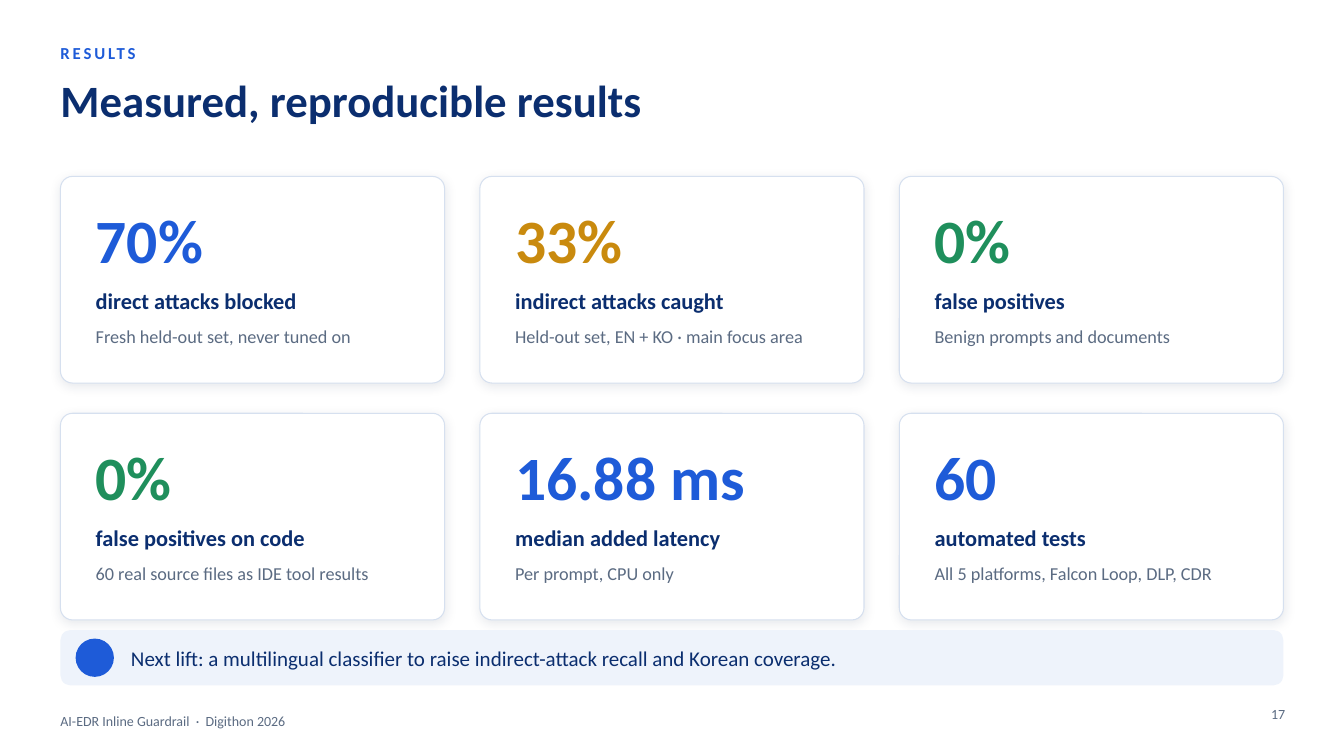
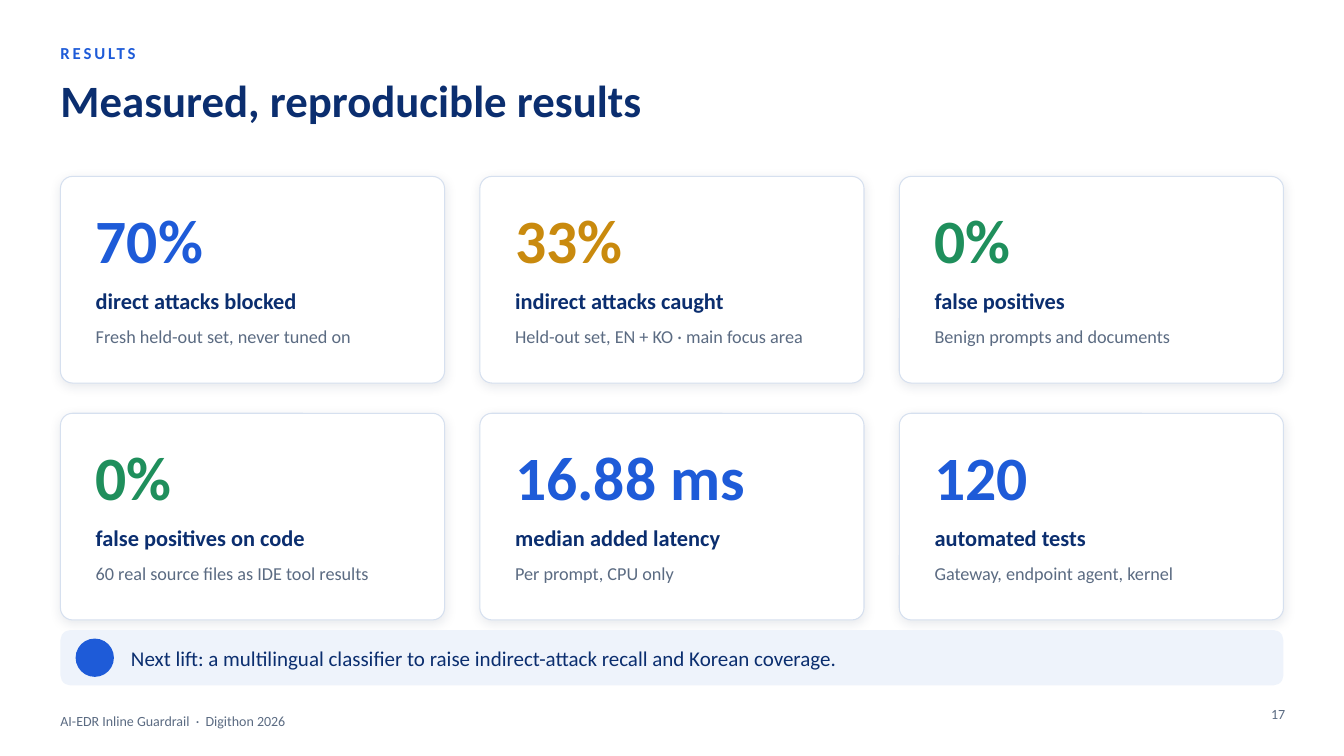
Before and after one commit to Raj-588/sdsi-demo, a slide deck: slide 17 of presentation/AI-EDR_Guardrail_Executive_28Oct.pptx. Drawn at 1344x756 pixels with LibreOffice and Linux fonts; fonts in the diff are those of the drawing; background and template pictures are left out. Boxes give left, top, right and bottom in pixels: in the first picture for what was removed or moved away, otherwise in the second. Text is boxed around its words. In the diff, an @@ line names an element or a change of style, - is before the commit and + after.

```diff
--- a/presentation/AI-EDR_Guardrail_Executive_28Oct.pptx
+++ b/presentation/AI-EDR_Guardrail_Executive_28Oct.pptx
@@ text at box(935, 459, 1028, 501): text changed @@
-60
+120
@@ text at box(935, 567, 1173, 583): text changed @@
-All 5 platforms, Falcon Loop, DLP, CDR
+Gateway, endpoint agent, kernel
```
Also in this commit, not shown: 4 other slides changed, 4 slides added, 4 other files.
